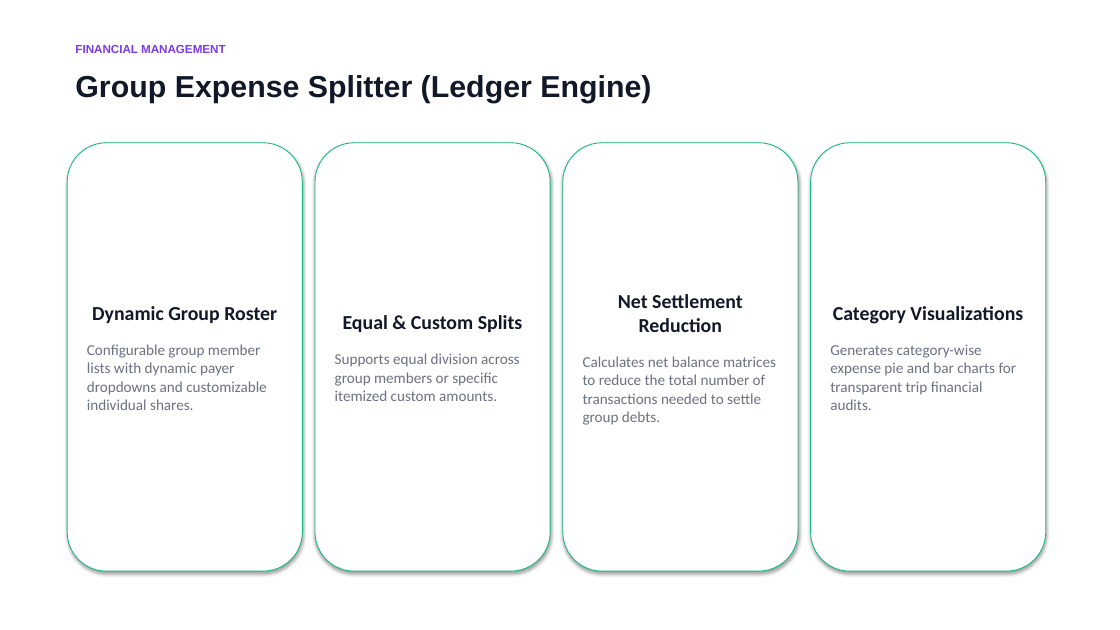
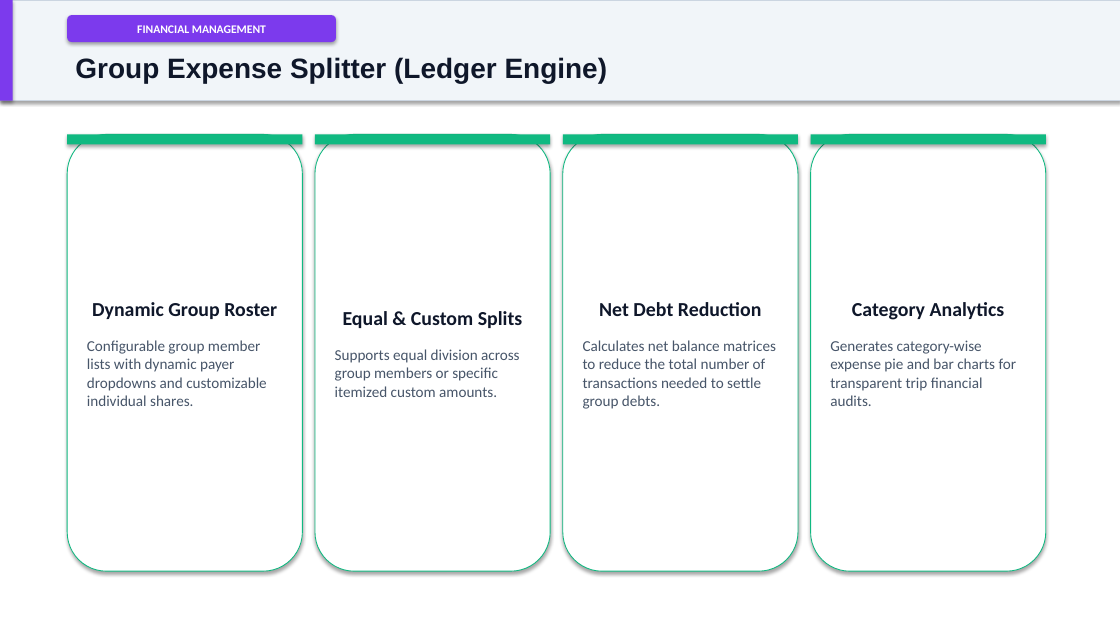
Before and after one commit to Somya-Vishnoi/Trip-Split, a slide deck: slide 7 of TripSplit_Presentation.pptx. Drawn at 1120x630 pixels with LibreOffice and Linux fonts; fonts in the diff are those of the drawing. Boxes give left, top, right and bottom in pixels: in the first picture for what was removed or moved away, otherwise in the second. Text is boxed around its words. In the diff, an @@ line names an element or a change of style, - is before the commit and + after.

Commit message:
feat: add interactive HTML presentation deck static/presentation.html and overhaul PPTX design

```diff
--- a/TripSplit_Presentation.pptx
+++ b/TripSplit_Presentation.pptx
@@ rectangle added at [0, 0, 1120, 101], fill #F1F5F9, outline #CBD5E1 0.75 pt @@
@@ rectangle added at [0, 0, 13, 101], fill #7C3AED @@
@@ rounded rectangle "FINANCIAL MANAGEMENT": place and size @@
-rounded rectangle "FINANCIAL MANAGEMENT" at [75, 45, 226, 53]
+rounded rectangle "FINANCIAL MANAGEMENT" at [67, 15, 336, 42]
@@ rounded rectangle "FINANCIAL MANAGEMENT" at [67, 15, 336, 42]: font Arial to Calibri, text colour #7C3AED to #FFFFFF; alignment left to centre; vertical alignment top to middle; fill none to #7C3AED; shadow on @@
@@ text "Group Expense Splitter (Ledger Engine)": place and size @@
-text "Group Expense Splitter (Ledger Engine)" at [75, 75, 651, 103]
+text "Group Expense Splitter (Ledger Engine)" at [75, 57, 608, 83]
@@ text "Group Expense Splitter (Ledger Engine)" at [75, 57, 608, 83]: size 26 to 24 pt, text colour #111827 to #0F172A @@
@@ rounded rectangle "Dynamic Group Roster": place and size @@
-rounded rectangle "Dynamic Group Roster" at [67, 143, 302, 571]
+rounded rectangle "Dynamic Group Roster" at [67, 134, 302, 571]
@@ rounded rectangle "Dynamic Group Roster" at [67, 134, 302, 571]: text colour #111827 to #0F172A in "Dynamic Group Roster"; text colour #6B7280 to #475569 in "Configurable group member lists with dynamic payer ..." @@
@@ rectangle added at [67, 134, 302, 145], fill #10B981 @@
@@ rounded rectangle "Equal & Custom Splits": place and size @@
-rounded rectangle "Equal & Custom Splits" at [315, 143, 550, 571]
+rounded rectangle "Equal & Custom Splits" at [315, 134, 550, 571]
@@ rounded rectangle "Equal & Custom Splits" at [315, 134, 550, 571]: text colour #111827 to #0F172A in "Equal & Custom Splits"; text colour #6B7280 to #475569 in "Supports equal division across group members or ..." @@
@@ rectangle added at [315, 134, 550, 145], fill #10B981 @@
@@ rounded rectangle "Net Debt Reduction": place and size @@
-rounded rectangle "Net Debt Reduction" at [563, 143, 798, 571]
+rounded rectangle "Net Debt Reduction" at [563, 134, 798, 571]
@@ rectangle added at [563, 134, 798, 145], fill #10B981 @@
@@ rounded rectangle "Category Analytics": place and size @@
-rounded rectangle "Category Analytics" at [811, 143, 1046, 571]
+rounded rectangle "Category Analytics" at [811, 134, 1046, 571]
@@ rectangle added at [811, 134, 1046, 145], fill #10B981 @@
@@ text in rounded rectangle at [599, 302, 761, 316]: text changed; text colour #111827 to #0F172A @@
-Net Settlement Reduction
+Net Debt Reduction
@@ text in rounded rectangle at [852, 302, 1005, 320]: text changed; text colour #111827 to #0F172A @@
-Category Visualizations
+Category Analytics
@@ text in rounded rectangle at [583, 340, 776, 409]: text colour #6B7280 to #475569 in "Calculates net balance matrices to reduce the ..." @@
@@ text in rounded rectangle at [830, 340, 1017, 406]: text colour #6B7280 to #475569 in "Generates category-wise expense pie and bar charts ..." @@
```
Also in this commit, not shown: 9 other slides changed, 1 other file.
